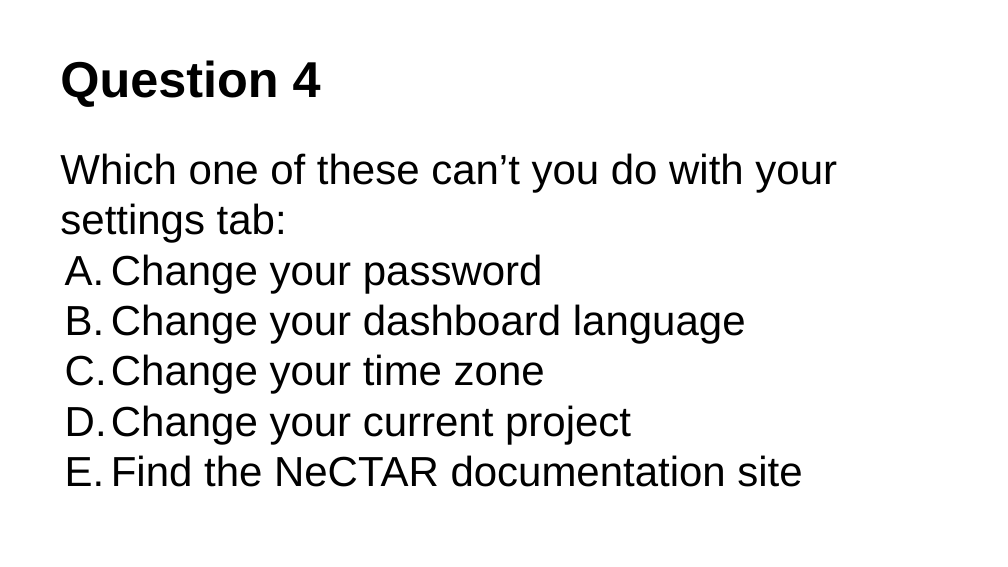
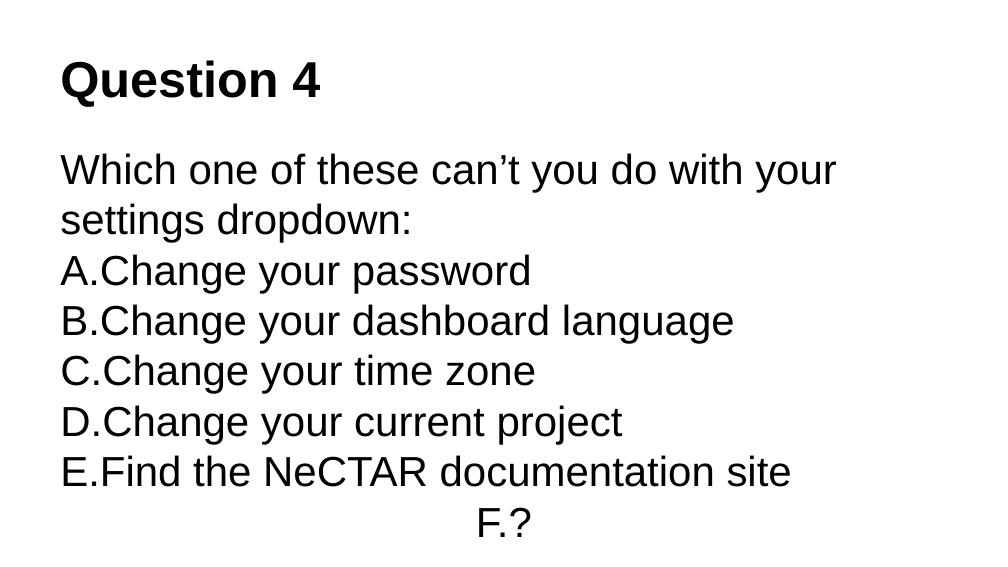
Before and after one commit to resbaz/nectar-cloud-lessons, a slide deck: slide 5 of Lessons/Lesson_I/Lesson_I_Questions.pptx. Drawn at 1008x567 pixels with LibreOffice and Linux fonts; fonts in the diff are those of the drawing. Boxes give left, top, right and bottom in pixels: in the first picture for what was removed or moved away, otherwise in the second. Text is boxed around its words. In the diff, an @@ line names an element or a change of style, - is before the commit and + after.

```diff
--- a/Lessons/Lesson_I/Lesson_I_Questions.pptx
+++ b/Lessons/Lesson_I/Lesson_I_Questions.pptx
@@ text at (x1=60, y1=153, x2=837, y2=487): paragraph added @@
+F. ?
@@ text at (x1=60, y1=153, x2=837, y2=243): text changed @@
-Which one of these can’t you do with your settings tab:
+Which one of these can’t you do with your settings dropdown:
@@ text at (x1=60, y1=254, x2=792, y2=487): indent changed @@
```
Also in this commit, not shown: 4 other slides changed, 2 slides removed, 2 other files.
